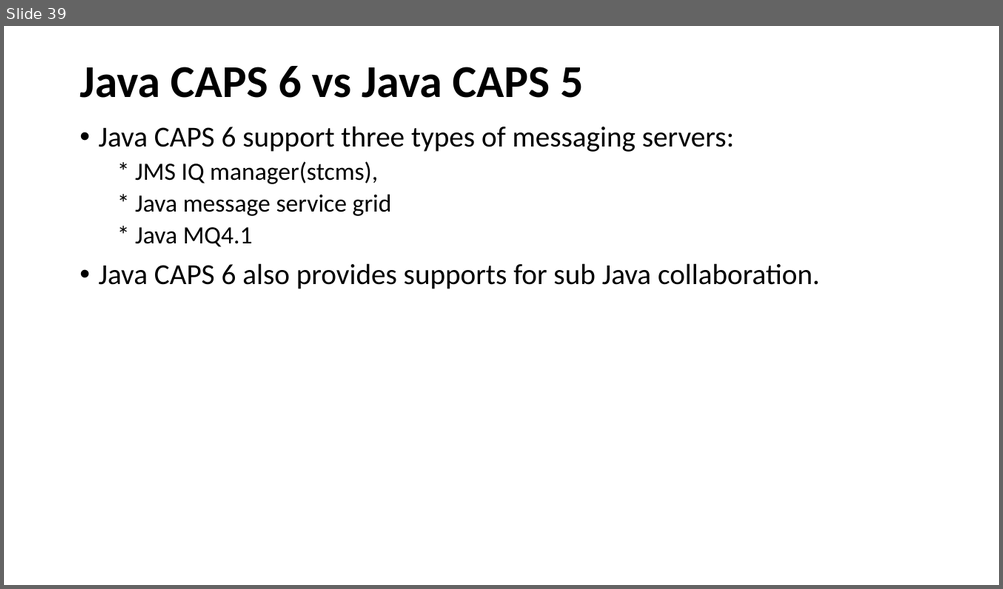
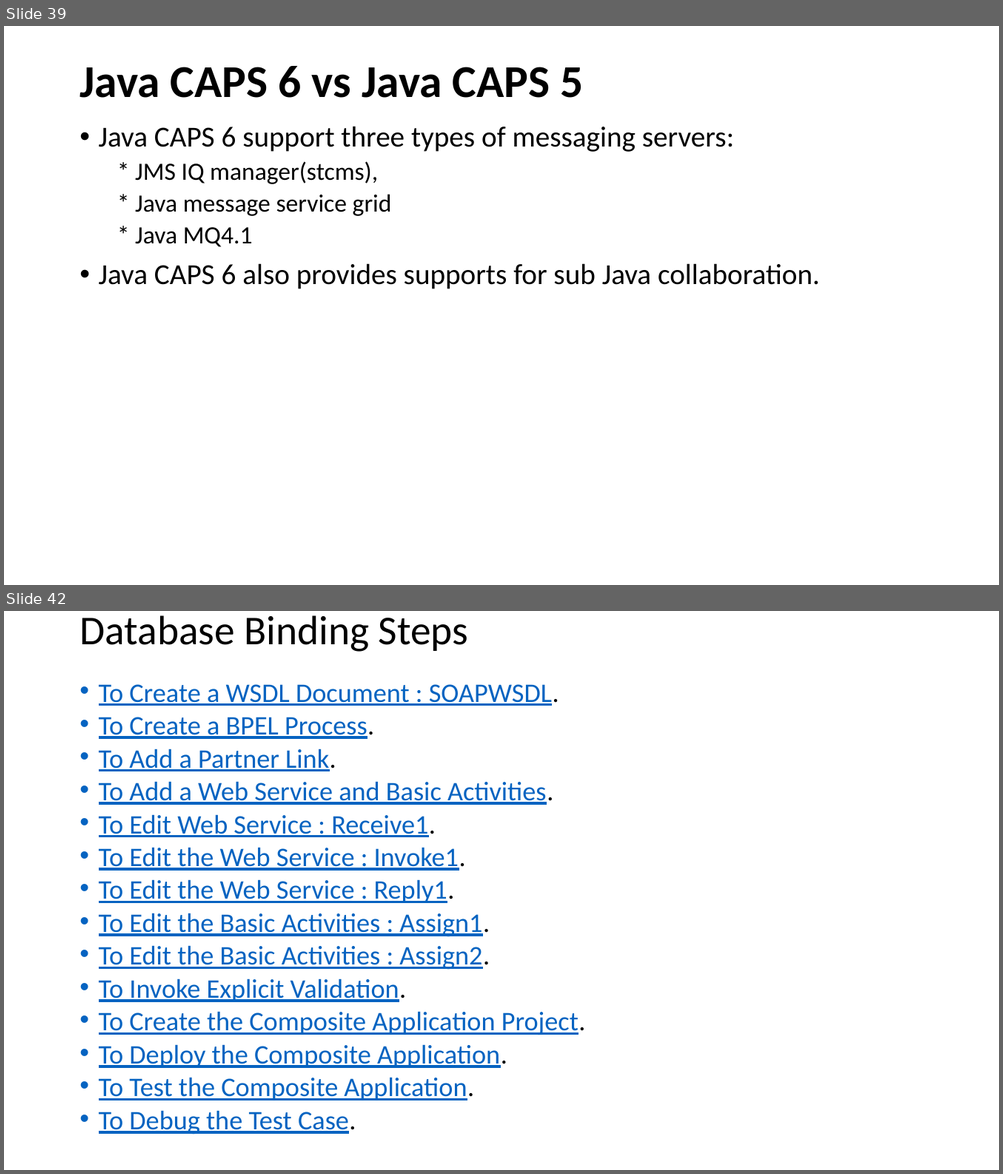
Before and after one commit to eswaribala/jcaps, a slide deck: JCAPS_63.pptx. Shown one above the other, each under a label of ours: slide 39 before the commit, slides 39 and 42 after it; the slides between them are not shown. The pictures are 1003x589 and 1003x1174 pixels, drawn with LibreOffice and Linux fonts; fonts in the diff are those of the drawing. Boxes give left, top, right and bottom in pixels: in the first picture for what was removed or moved away, otherwise in the second. Text is boxed around its words. In the diff, an @@ line names an element or a change of style, - is before the commit and + after.

```diff
--- a/JCAPS_63.pptx
+++ b/JCAPS_63.pptx
@@ slide 42 added at (x1=4, y1=611, x2=999, y2=1170), background #FFFFFF @@
@@ title added at (x1=79, y1=615, x2=468, y2=652), 39.6 pt, text #000000 @@
+Database Binding Steps
@@ text added at (x1=99, y1=684, x2=586, y2=1135), 25.9 pt, text #0563C1, underline @@
+• To Create a WSDL Document : SOAPWSDL.
+• To Create a BPEL Process.
+• To Add a Partner Link.
+• To Add a Web Service and Basic Activities.
+• To Edit Web Service : Receive1.
+• To Edit the Web Service : Invoke1.
+• To Edit the Web Service : Reply1.
+• To Edit the Basic Activities : Assign1.
+• To Edit the Basic Activities : Assign2.
+• To Invoke Explicit Validation.
+• To Create the Composite Application Project.
+• To Deploy the Composite Application.
+• To Test the Composite Application.
+• To Debug the Test Case.
```
Also in this commit, not shown: 6 other slides added.
